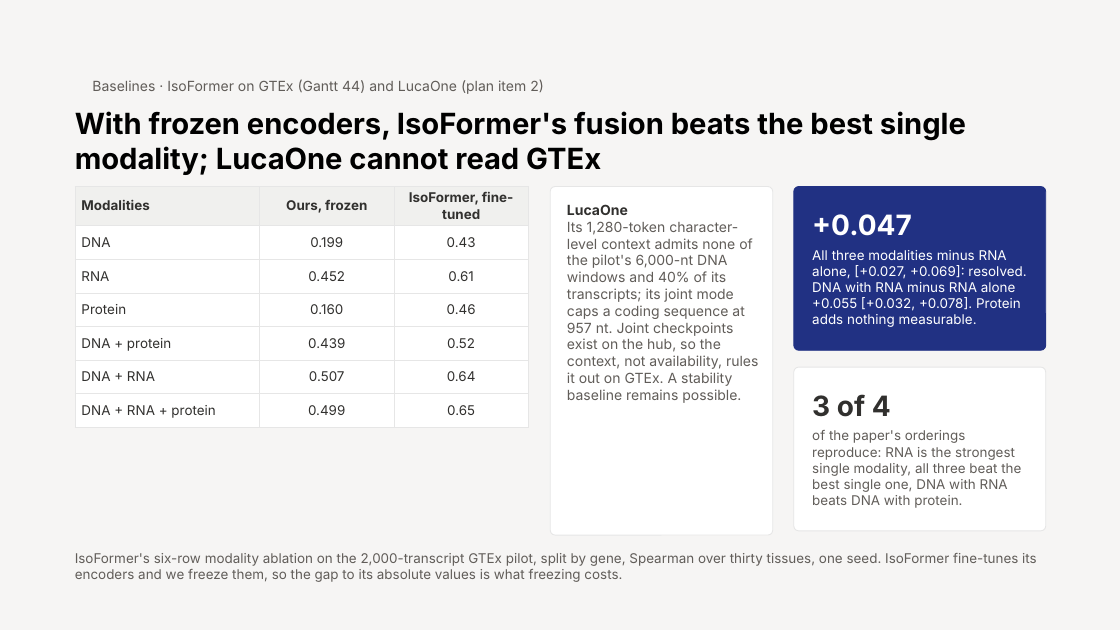
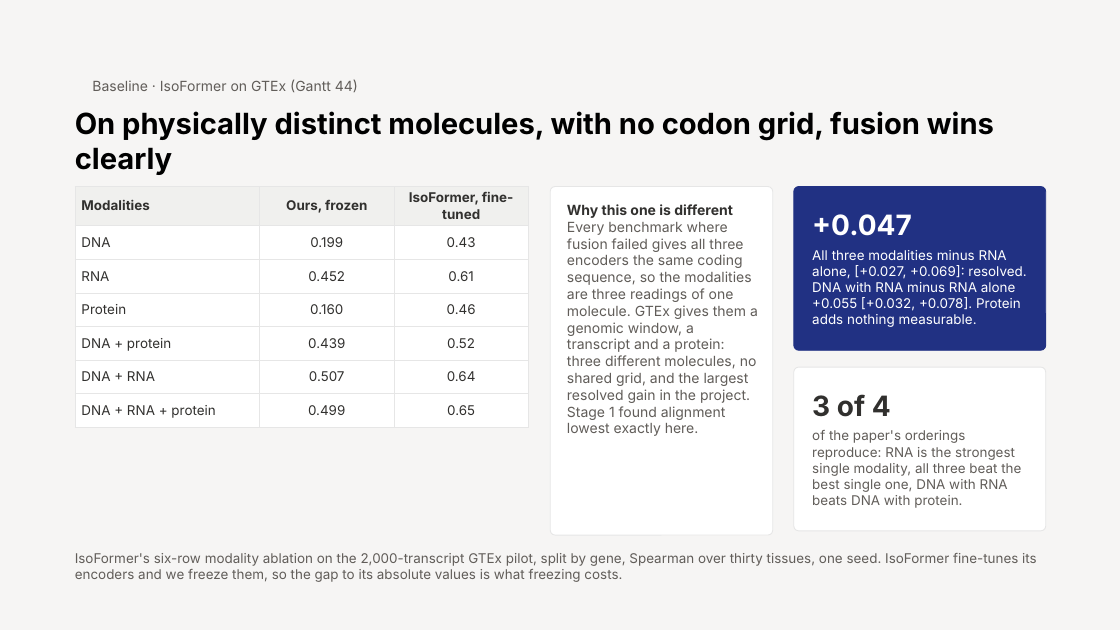
Before and after one commit to jtmckinley4/multimodal-bio-fusion, a slide deck: slide 12 of docs/notes/Slides/Mina_Progress_Slides_2026-10-22.pptx (slide 9 before the commit). Drawn at 1120x630 pixels with LibreOffice and Linux fonts; fonts in the diff are those of the drawing. Boxes give left, top, right and bottom in pixels: in the first picture for what was removed or moved away, otherwise in the second. Text is boxed around its words. In the diff, an @@ line names an element or a change of style, - is before the commit and + after.

```diff
--- a/docs/notes/Slides/Mina_Progress_Slides_2026-10-22.pptx
+++ b/docs/notes/Slides/Mina_Progress_Slides_2026-10-22.pptx
@@ text at box(92, 79, 358, 92): text changed @@
-Baselines · IsoFormer on GTEx (Gantt 44) and LucaOne (plan item 2)
+Baseline · IsoFormer on GTEx (Gantt 44)
@@ title at box(75, 111, 994, 175): text changed @@
-With frozen encoders, IsoFormer's fusion beats the best single modality; LucaOne cannot read GTEx
+On physically distinct molecules, with no codon grid, fusion wins clearly
@@ text at box(567, 204, 758, 436): text changed @@
-LucaOne
-Its 1,280-token character-level context admits none of the pilot's 6,000-nt DNA windows and 40% of its transcripts; its joint mode caps a coding sequence at 957 nt. Joint checkpoints exist on the hub, so the context, not availability, rules it out on GTEx. A stability baseline remains possible.
+Why this one is different
+Every benchmark where fusion failed gives all three encoders the same coding sequence, so the modalities are three readings of one molecule. GTEx gives them a genomic window, a transcript and a protein: three different molecules, no shared grid, and the largest resolved gain in the project. Stage 1 found alignment lowest exactly here.
```
Also in this commit, not shown: 4 other slides changed, 3 slides added.
